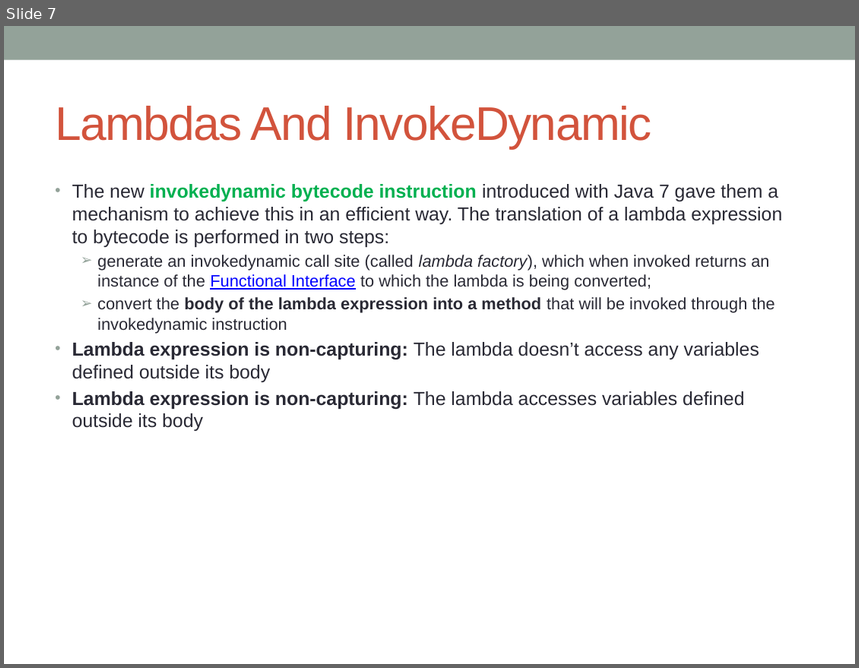
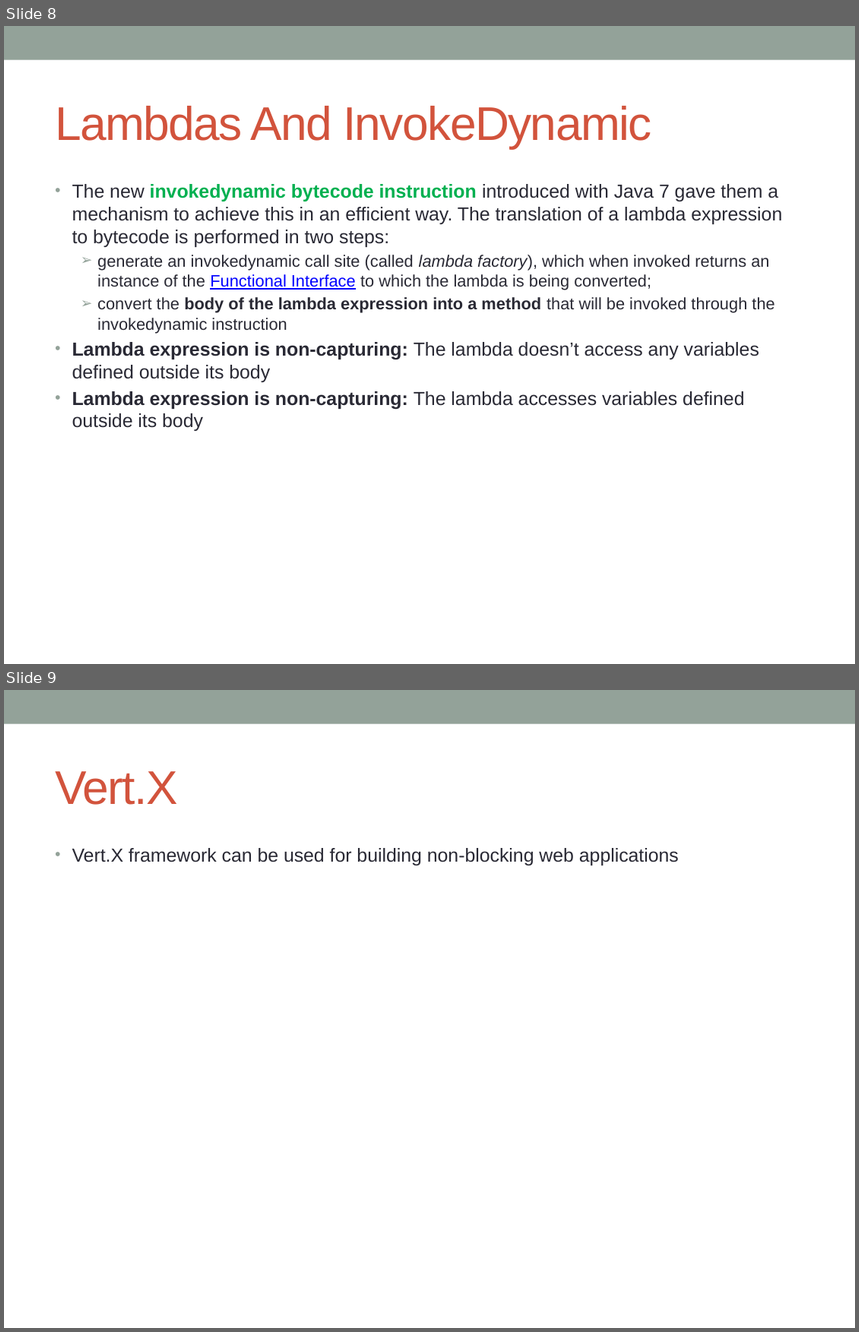
Before and after one commit to notionquest/ProjectDocumentation, a slide deck: Java8.pptx. Shown one above the other, each under a label of ours: slide 7 before the commit, slides 8 and 9 after it. The pictures are 859x668 and 859x1332 pixels, drawn with LibreOffice and Linux fonts; fonts in the diff are those of the drawing. Boxes give left, top, right and bottom in pixels: in the first picture for what was removed or moved away, otherwise in the second. Text is boxed around its words. In the diff, an @@ line names an element or a change of style, - is before the commit and + after.

```diff
--- a/Java8.pptx
+++ b/Java8.pptx
@@ slide 9 added at (4,690,855,1328), background #FFFFFF; not listed: 1 template element that a slide beside it also shows @@
@@ title added at (55,771,178,805), 40 pt, text #D2533C @@
+Vert.X
@@ text added at (72,848,679,866), 16 pt, text #292934 @@
+• Vert.X framework can be used for building non-blocking web applications
@@ what was slide 7 is now slide 8 @@
```
Also in this commit, not shown: 1 slide changed, 1 other slide added, 5 other files.
